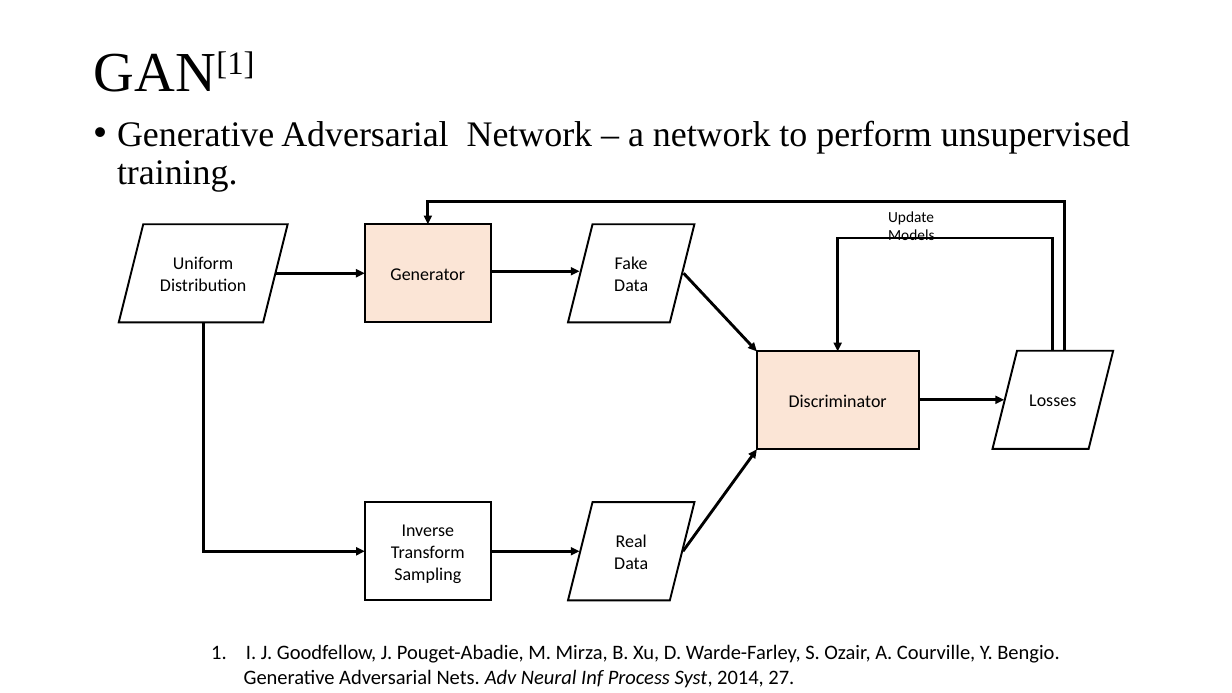
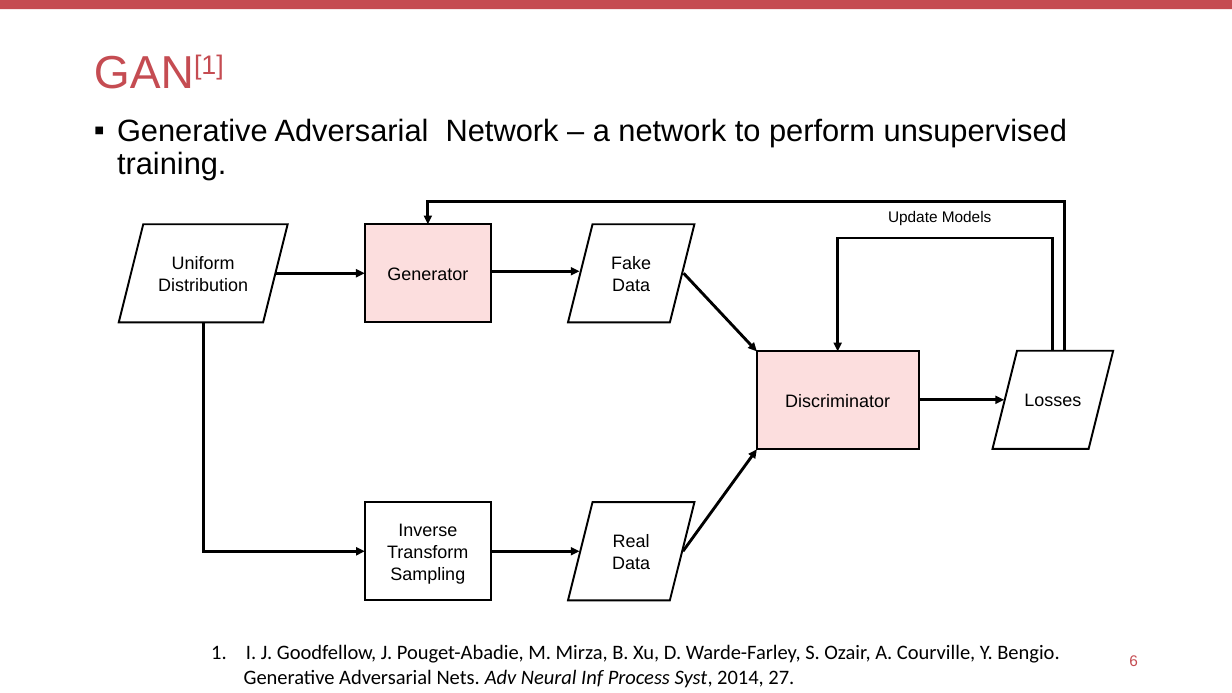
Before and after one commit to KevSr/GAN-study, a slide deck: slide 7 of GAN and MoG/FER and GANs.pptx. Drawn at 1232x693 pixels with LibreOffice and Linux fonts; fonts in the diff are those of the drawing. Boxes give left, top, right and bottom in pixels: in the first picture for what was removed or moved away, otherwise in the second. Text is boxed around its words. In the diff, an @@ line names an element or a change of style, - is before the commit and + after.

Commit message:
changed font and template

```diff
--- a/GAN and MoG/FER and GANs.pptx
+++ b/GAN and MoG/FER and GANs.pptx
@@ rectangle added at (x1=0, y1=0, x2=1232, y2=9), fill #C54C52 @@
@@ title "GAN[1]" at (x1=94, y1=54, x2=224, y2=89): size 44 to 36 pt, font Times New Roman to Arial, text colour #000000 to #C54C52 @@
@@ text "Generative Adversarial Network – a ..." at (x1=117, y1=118, x2=1067, y2=180): size 28 to 24 pt, font Times New Roman to Arial; bullet • to ▪ @@
@@ font Calibri to Arial in 6 elements at (x1=365, y1=503, x2=492, y2=601), (x1=119, y1=225, x2=288, y2=323), (x1=568, y1=225, x2=695, y2=323), (x1=568, y1=503, x2=695, y2=601), (x1=993, y1=351, x2=1114, y2=449), (x1=888, y1=211, x2=992, y2=225) @@
@@ rectangle "Generator" at (x1=365, y1=225, x2=492, y2=323): font Calibri to Arial; fill #FBE5D6 to #FCDEDE @@
@@ rectangle "Discriminator" at (x1=757, y1=351, x2=919, y2=449): font Calibri to Arial; fill #FBE5D6 to #FCDEDE @@
@@ page number added at (x1=1129, y1=655, x2=1138, y2=666), 12 pt, text #C54C52 @@
+6
```
Also in this commit, not shown: 15 other slides changed.
